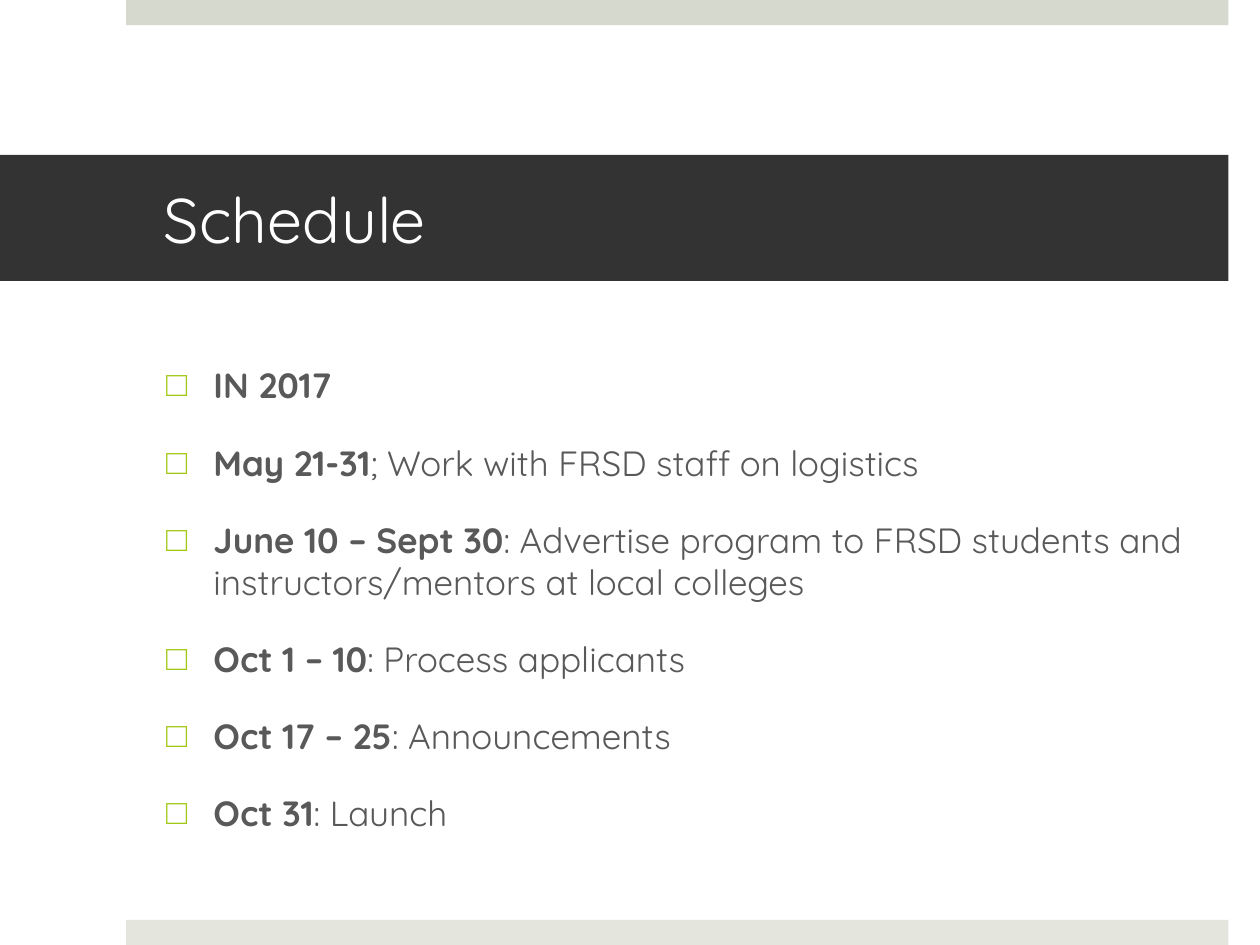
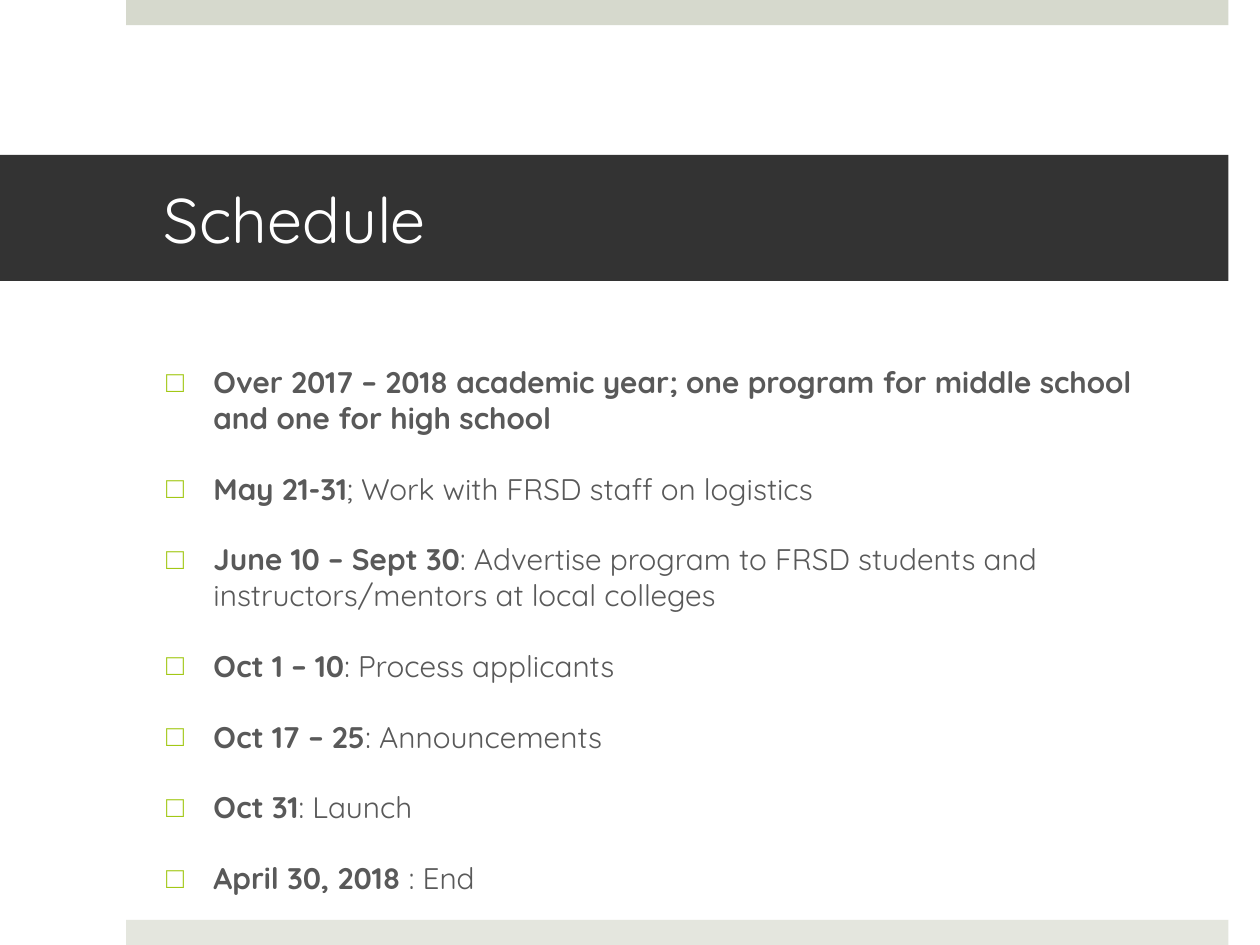
Before and after one commit to NaeemH/WomenInCS, a slide deck: slide 12 of Peer Review/NH_Peer_Review_Assignment_4.pptx (slide 11 before the commit). Drawn at 1260x945 pixels with LibreOffice and Linux fonts; fonts in the diff are those of the drawing. Boxes give left, top, right and bottom in pixels: in the first picture for what was removed or moved away, otherwise in the second. Text is boxed around its words. In the diff, an @@ line names an element or a change of style, - is before the commit and + after.

```diff
--- a/Peer Review/NH_Peer_Review_Assignment_4.pptx
+++ b/Peer Review/NH_Peer_Review_Assignment_4.pptx
@@ text at [213,371,1132,819]: paragraph added @@
+□ April 30, 2018 : End
@@ text at [213,371,1132,435]: text changed; size 20 to 17 pt @@
-□ IN 2017
+□ Over 2017 – 2018 academic year; one program for middle school and one for high school
@@ text at [213,478,1037,819]: size 20 to 17 pt in "May 21-31; Work with FRSD staff on ...", "June 10 – Sept 30: Advertise program ...", "Oct 1 – 10: Process applicants", "Oct 17 – 25: Announcements" and 1 more places @@
```
Also in this commit, not shown: 11 other slides changed, 2 slides added, 3 other files.
